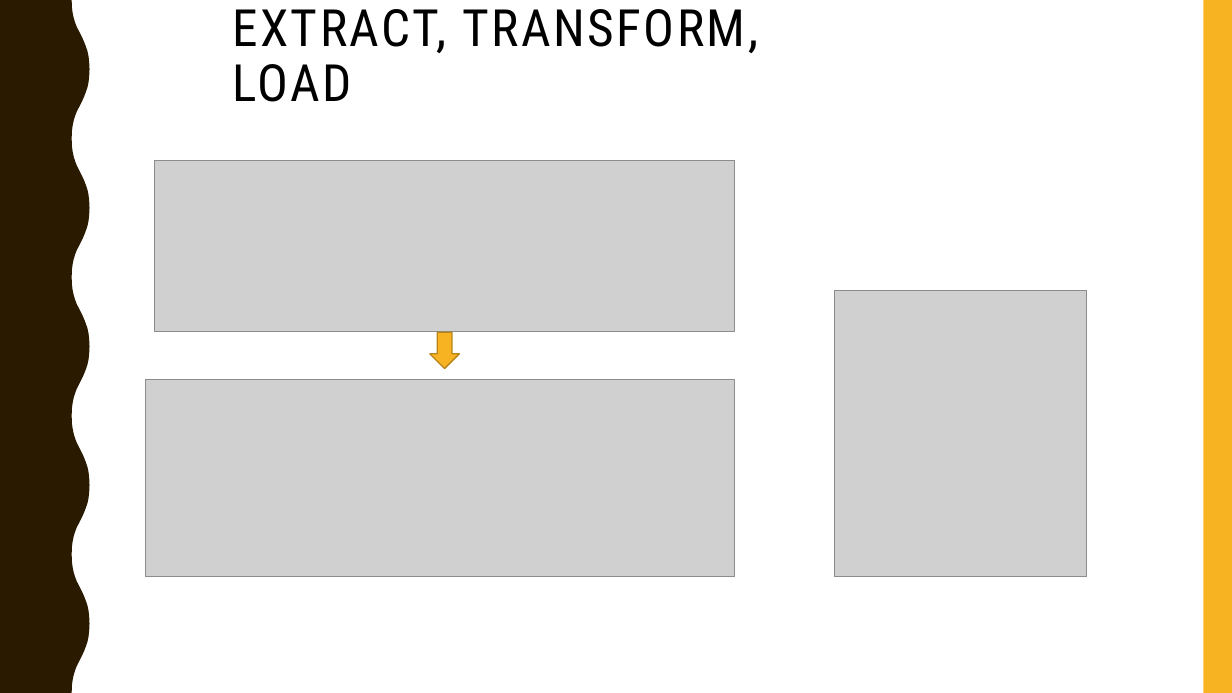
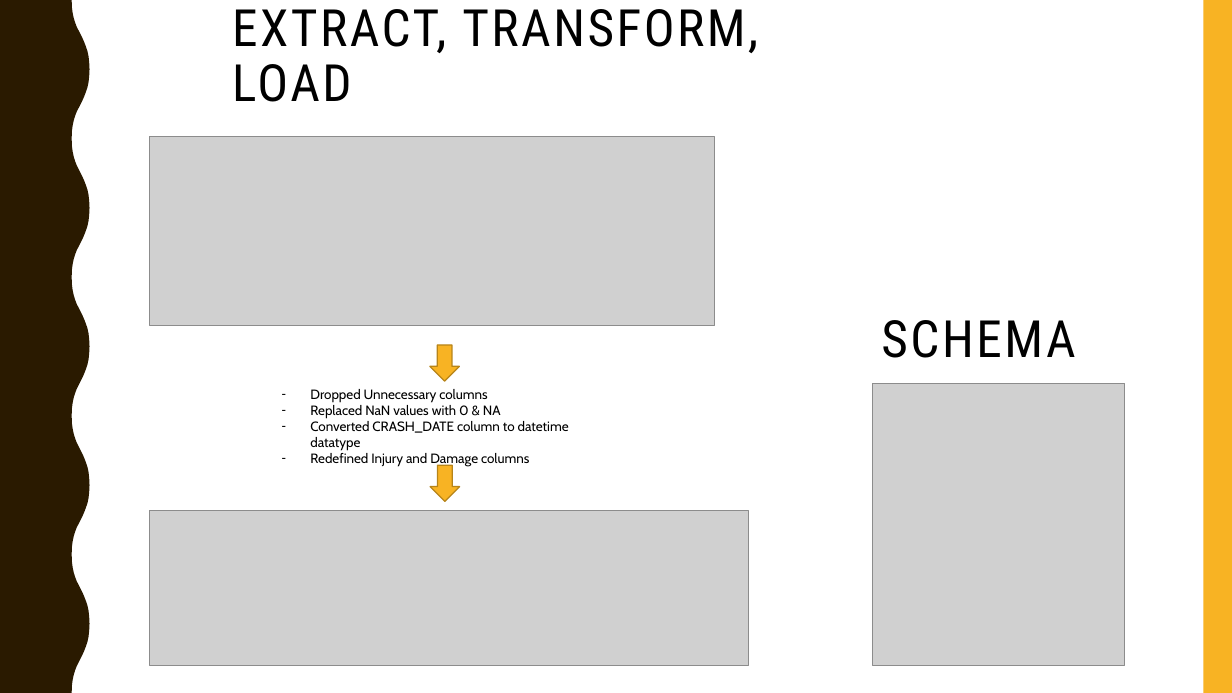
Before and after one commit to SyedFarman/Chicago_Traffic_Crashes, a slide deck: slide 4 of Slides.pptx. Drawn at 1232x693 pixels with LibreOffice and Linux fonts; fonts in the diff are those of the drawing; grey boxes stand for pictures. Boxes give left, top, right and bottom in pixels: in the first picture for what was removed or moved away, otherwise in the second. Text is boxed around its words. In the diff, an @@ line names an element or a change of style, - is before the commit and + after.

```diff
--- a/Slides.pptx
+++ b/Slides.pptx
@@ picture resized from (x1=145, y1=380, x2=735, y2=577) to (x1=150, y1=137, x2=714, y2=325) @@
@@ picture removed at (x1=154, y1=161, x2=735, y2=332) @@
@@ picture removed at (x1=835, y1=290, x2=1087, y2=577) @@
@@ text added at (x1=881, y1=320, x2=1075, y2=358), 40 pt, text #000000 @@
+SCHEMA
@@ down arrow moved from (x1=430, y1=333, x2=459, y2=369) to (x1=430, y1=345, x2=459, y2=381) @@
@@ text added at (x1=310, y1=389, x2=569, y2=467), 10.5 pt, text #000000 @@
+– Dropped Unnecessary columns
+– Replaced NaN values with 0 & NA
+– Converted CRASH_DATE column to datetime datatype
+– Redefined Injury and Damage columns
@@ picture added at (x1=872, y1=384, x2=1126, y2=666) @@
@@ down arrow added at (x1=431, y1=465, x2=460, y2=501), fill #F8B323, outline #B7841A 1 pt @@
@@ picture added at (x1=150, y1=511, x2=749, y2=665) @@
```
Also in this commit, not shown: 7 slides added, 1 slide removed, 8 other files.
